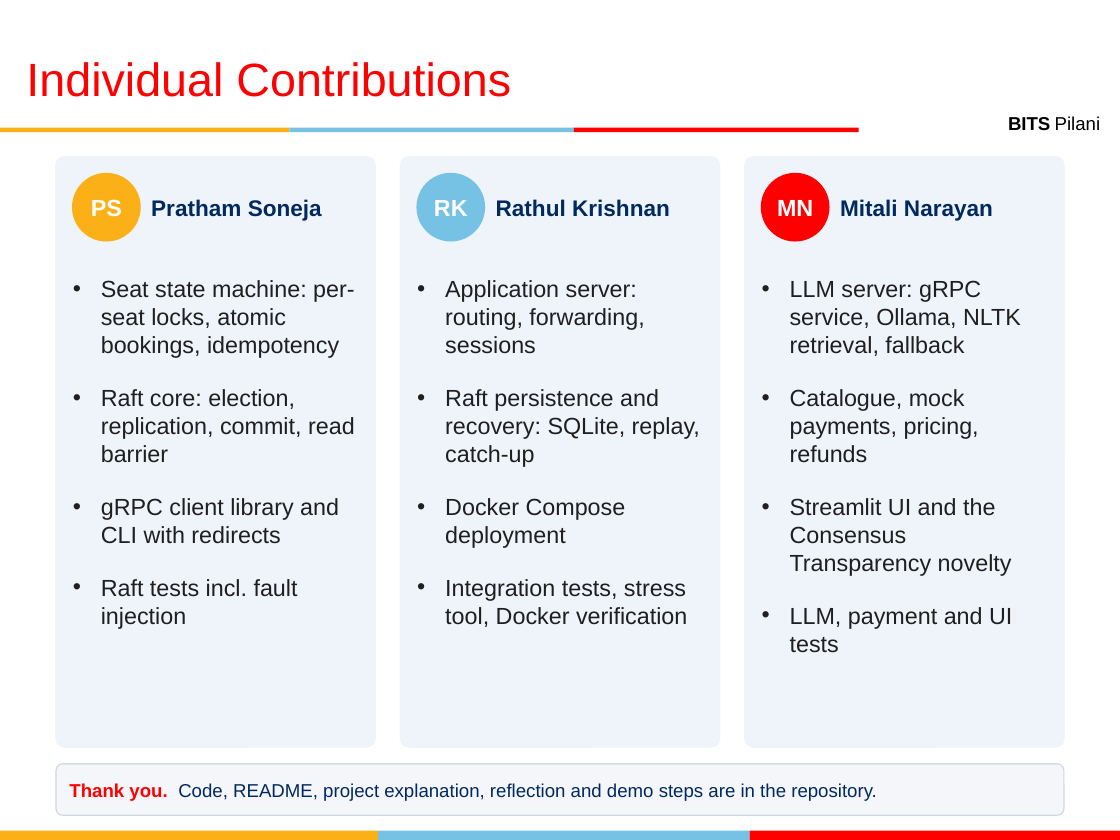
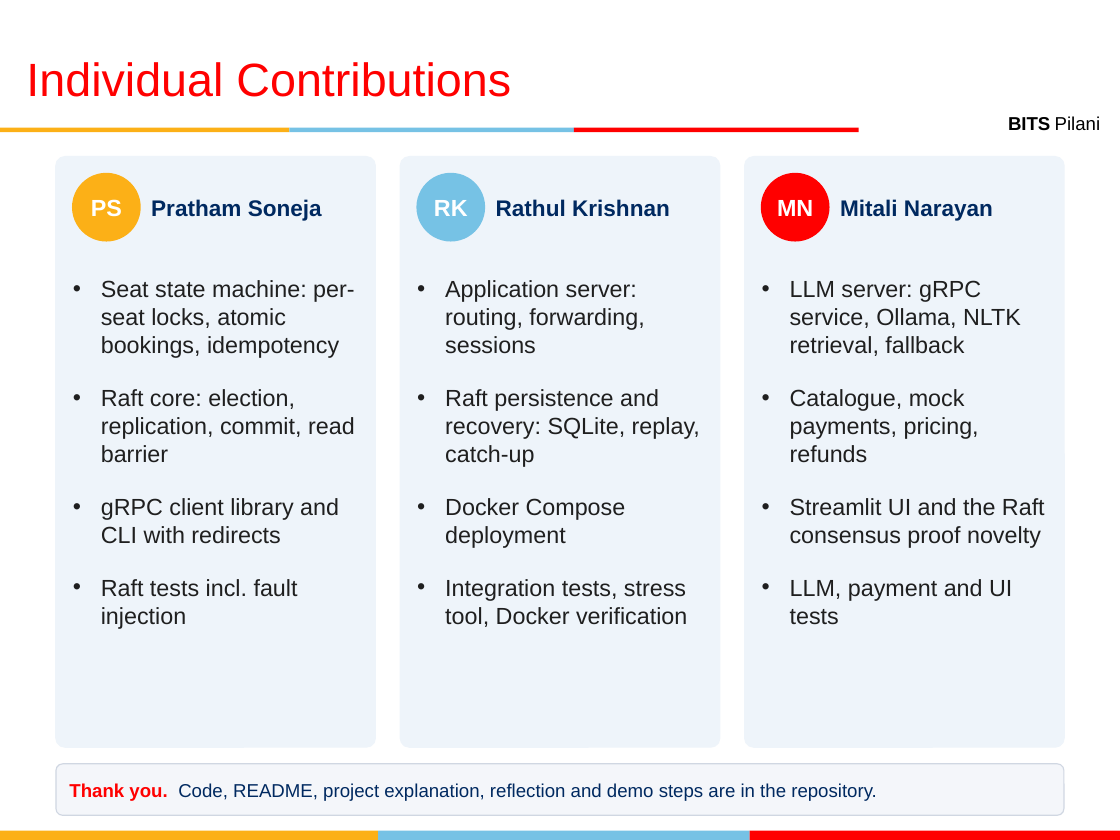
Before and after one commit to PrathamSoneja/ticket-booking-system, a slide deck: slide 11 of docs/AOS_Project_Presentation.pptx. Drawn at 1120x840 pixels with LibreOffice and Linux fonts; fonts in the diff are those of the drawing; background and template pictures are left out. Boxes give left, top, right and bottom in pixels: in the first picture for what was removed or moved away, otherwise in the second. Text is boxed around its words. In the diff, an @@ line names an element or a change of style, - is before the commit and + after.

```diff
--- a/docs/AOS_Project_Presentation.pptx
+++ b/docs/AOS_Project_Presentation.pptx
@@ text at (790, 498, 1045, 548): text changed @@
-• Streamlit UI and the Consensus Transparency novelty
+• Streamlit UI and the Raft consensus proof novelty
```
Also in this commit, not shown: 3 other slides changed, 12 other files.
